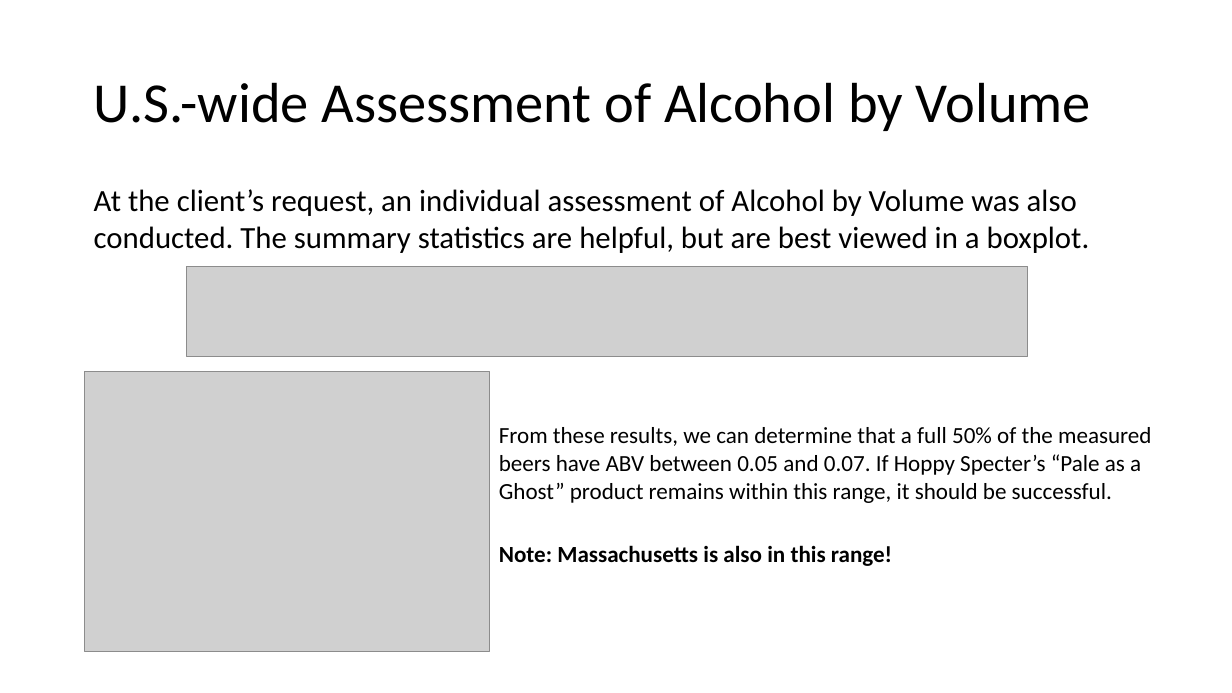
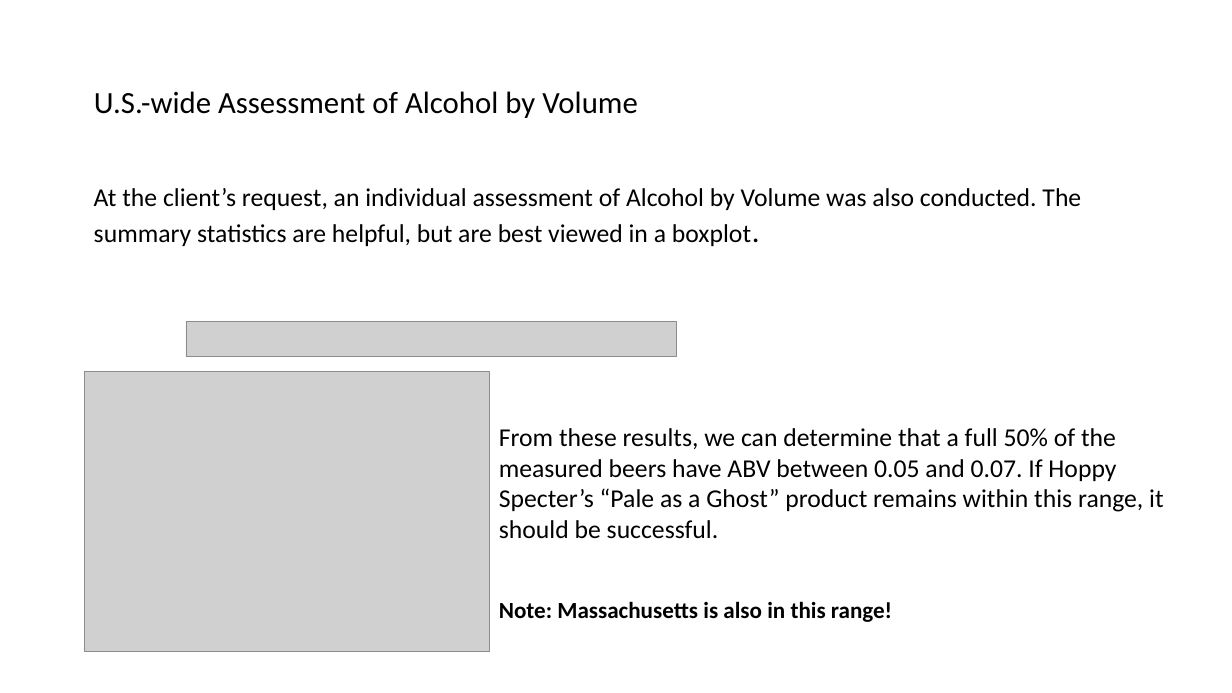
Before and after one commit to cwalenciak/dds_case_study_1, a slide deck: slide 7 of Presentation.pptx. Drawn at 1232x693 pixels with LibreOffice and Linux fonts; fonts in the diff are those of the drawing; grey boxes stand for pictures. Boxes give left, top, right and bottom in pixels: in the first picture for what was removed or moved away, otherwise in the second. Text is boxed around its words. In the diff, an @@ line names an element or a change of style, - is before the commit and + after.

Commit message:
updated ppt

```diff
--- a/Presentation.pptx
+++ b/Presentation.pptx
@@ title "U.S.-wide Assessment of Alcohol by ..." at box(94, 91, 638, 118): size 44 to 24 pt @@
@@ text "At the client’s request, an ..." at box(94, 188, 1081, 246): size 24 to 20 pt @@
@@ picture: place and size @@
-picture at box(186, 266, 1028, 357)
+picture at box(186, 322, 677, 357)
@@ text "From these results, we can ..." at box(499, 428, 1163, 539): size 18 to 20 pt @@
@@ text "Note: Massachusetts is also in ...": place and size @@
-text "Note: Massachusetts is also in ..." at box(499, 545, 892, 566)
+text "Note: Massachusetts is also in ..." at box(499, 601, 892, 622)
```
Also in this commit, not shown: 3 other slides changed.
